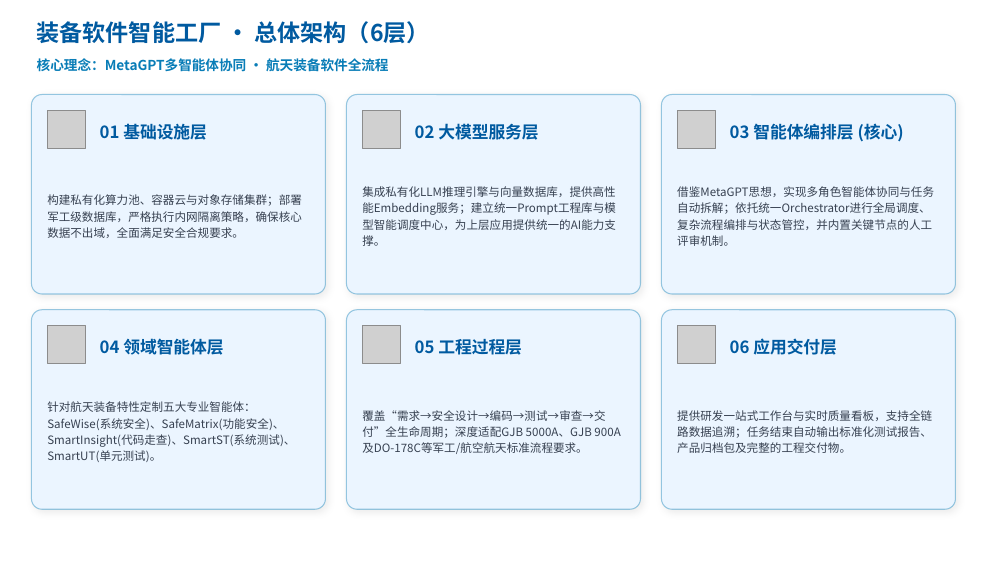
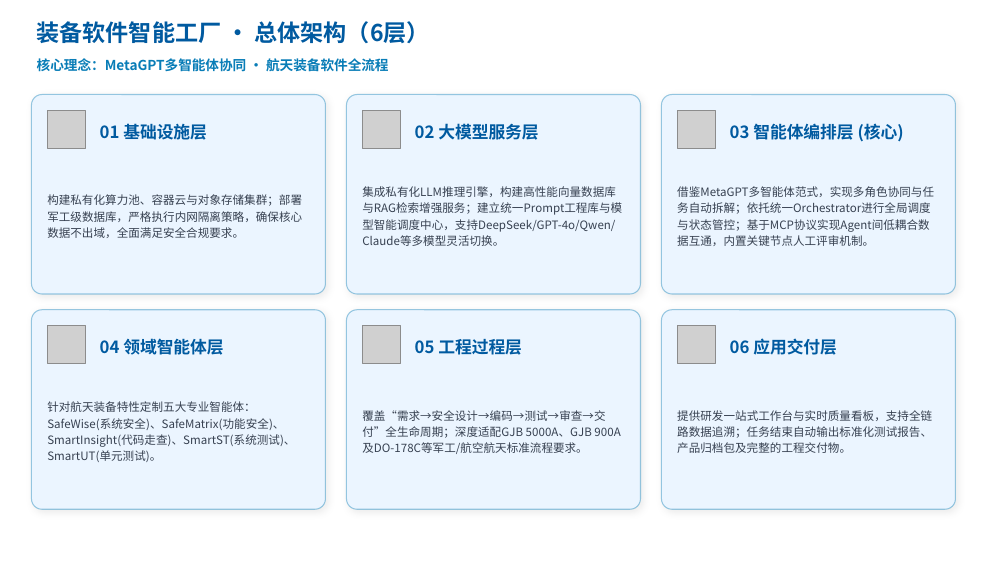
Before and after one commit to AgentForSE/.github, a slide deck: slide 28 of 基于AgentForSE五大智能体的装备软件智能研发平台-0.1.pptx. Drawn at 1008x567 pixels with LibreOffice and Linux fonts; fonts in the diff are those of the drawing; grey boxes stand for pictures; background and template pictures are left out. Boxes give left, top, right and bottom in pixels: in the first picture for what was removed or moved away, otherwise in the second. Text is boxed around its words. In the diff, an @@ line names an element or a change of style, - is before the commit and + after.

```diff
--- a/基于AgentForSE五大智能体的装备软件智能研发平台-0.1.pptx
+++ b/基于AgentForSE五大智能体的装备软件智能研发平台-0.1.pptx
@@ text at [362, 186, 622, 246]: text changed @@
-集成私有化LLM推理引擎与向量数据库，提供高性能Embedding服务；建立统一Prompt工程库与模型智能调度中心，为上层应用提供统一的AI能力支撑。
+集成私有化LLM推理引擎，构建高性能向量数据库与RAG检索增强服务；建立统一Prompt工程库与模型智能调度中心，支持DeepSeek/GPT-4o/Qwen/Claude等多模型灵活切换。
@@ text at [677, 186, 934, 246]: text changed @@
-借鉴MetaGPT思想，实现多角色智能体协同与任务自动拆解；依托统一Orchestrator进行全局调度、复杂流程编排与状态管控，并内置关键节点的人工评审机制。
+借鉴MetaGPT多智能体范式，实现多角色协同与任务自动拆解；依托统一Orchestrator进行全局调度与状态管控；基于MCP协议实现Agent间低耦合数据互通，内置关键节点人工评审机制。
```
Also in this commit, not shown: 8 other slides changed.
